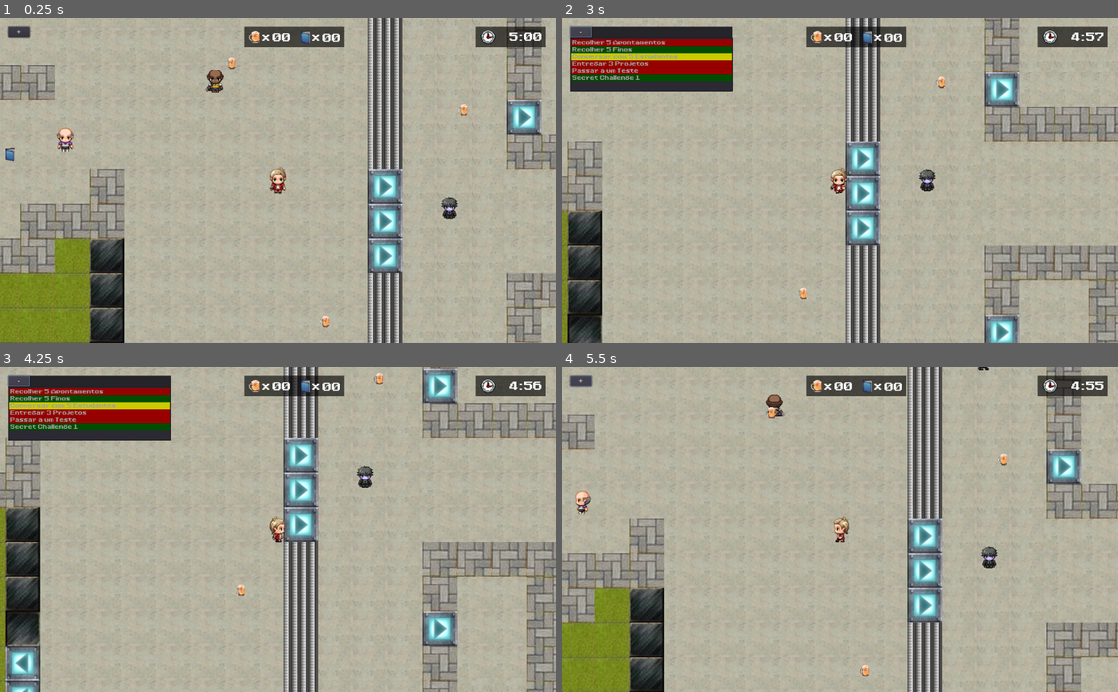
Above: before the commit, frames 1-4 (two rows, left to right).
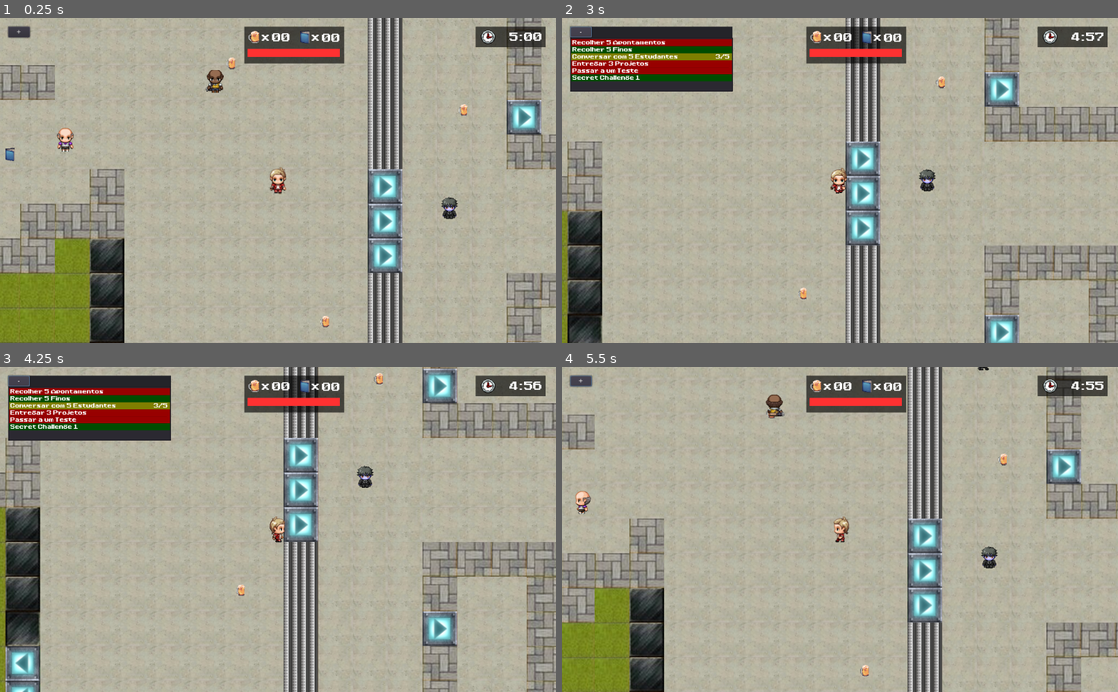
Above: after the commit, the same moments.

Repository: anamarisamacedo/FEUP-DJCO-PP
Game: Godot game, scene res://MainScene.tscn
Same seed, same stepped clock (60 frames per second), same inputs: the game is played once before the commit and once after it.
Inputs:
- Up to frame 1 (0.25 s): no input
- Up to frame 2 (3 s): click "+" at 0.5 s; click "-" at 1.25 s; tap Enter at 2 s; hold Right (move_right) 2.03-2.78 s; hold Space (interact) 2.03-2.78 s; hold Down (move_down) from 2.78 s (still down); tap B at 2.85 s
- Up to frame 3 (4.25 s): release Down (move_down) at 3.53 s; hold Right (move_right) from 3.53 s (still down); tap C at 3.6 s
- Up to frame 4 (5.5 s): release Right (move_right) at 4.28 s; hold Up (move_up) 4.28-5.03 s; tap Space (interact) at 4.35 s; hold Left (move_left) from 5.03 s (still down); tap B at 5.1 s

The runs differ from the first frame. In frame 1, 1.1% of the frame differs, in the area x 43-62%, y 3-15%; in frame 2, 2.2%, in the area x 1-62%, y 3-20%; in frame 3, 2.2%; in frame 4, 1.1%.

Commit message:
Improved UI for life

Diff:
--- a/How To Survive MIEIC/GUI/SocialXP.gd
+++ b/How To Survive MIEIC/GUI/LifeXP.gd
@@ -1,4 +1,4 @@
 extends ColorRect
 
 func _on_Player_player_stats_changed(var player):
-	$Bar.rect_size.x = 95 * player.curSocial / 100
+	$Bar.rect_size.x = 170 * player.life / 100.0
--- a/How To Survive MIEIC/GUI/StudyXP.gd
+++ /dev/null
@@ -1,4 +0,0 @@
-extends ColorRect
-
-func _on_Player_player_stats_changed(var player):
-	$Bar.rect_size.x = 95 * player.curStudy / 100
--- a/How To Survive MIEIC/MainScene.tscn
+++ b/How To Survive MIEIC/MainScene.tscn
@@ -10,8 +10,7 @@
 [ext_resource path="res://Control.gd" type="Script" id=8]
 [ext_resource path="res://Font/new_dynamicfont.tres" type="DynamicFont" id=9]
 [ext_resource path="res://Panel.gd" type="Script" id=10]
-[ext_resource path="res://GUI/StudyXP.gd" type="Script" id=11]
-[ext_resource path="res://GUI/SocialXP.gd" type="Script" id=12]
+[ext_resource path="res://GUI/LifeXP.gd" type="Script" id=11]
 [ext_resource path="res://NPC_Professor.tscn" type="PackedScene" id=13]
 [ext_resource path="res://Book.tscn" type="PackedScene" id=14]
 [ext_resource path="res://Font/NineteenEightySeven-MzMJ.ttf" type="DynamicFontData" id=15]
@@ -22,12 +21,11 @@
 [ext_resource path="res://NPC_Professor_3.tscn" type="PackedScene" id=20]
 [ext_resource path="res://NPC_Professor_2.tscn" type="PackedScene" id=21]
 
-[sub_resource type="DynamicFont" id=2]
+[sub_resource type="DynamicFont" id=1]
 size = 8
 font_data = ExtResource( 15 )
 
-[sub_resource type="Animation" id=1]
-resource_name = "Game Over"
+[sub_resource type="Animation" id=2]
 tracks/0/type = "value"
 tracks/0/path = NodePath("../CanvasLayer/Game Over:modulate")
 tracks/0/interp = 1
@@ -55,28 +53,6 @@
 
 [node name="CanvasLayer" type="CanvasLayer" parent="."]
 
-[node name="StudyXP" type="ColorRect" parent="CanvasLayer"]
-visible = false
-margin_left = 11.926
-margin_top = 12.752
-margin_right = 111.926
-margin_bottom = 27.752
-color = Color( 0, 0, 0, 0.627451 )
-script = ExtResource( 11 )
-__meta__ = {
-"_edit_use_anchors_": false
-}
-
-[node name="Bar" type="ColorRect" parent="CanvasLayer/StudyXP"]
-margin_left = 2.0
-margin_top = 2.5
-margin_right = 97.0
-margin_bottom = 12.5
-color = Color( 1, 0.196078, 0.196078, 1 )
-__meta__ = {
-"_edit_use_anchors_": false
-}
-
 [node name="Game Over" type="ColorRect" parent="CanvasLayer"]
 modulate = Color( 1, 1, 1, 0 )
 margin_left = 345.068
@@ -103,28 +79,6 @@
 "_edit_use_anchors_": false
 }
 
-[node name="SocialXP" type="ColorRect" parent="CanvasLayer"]
-visible = false
-margin_left = 11.926
-margin_top = 28.752
-margin_right = 111.926
-margin_bottom = 43.752
-color = Color( 0, 0, 0, 0.627451 )
-script = ExtResource( 12 )
-__meta__ = {
-"_edit_use_anchors_": false
-}
-
-[node name="Bar" type="ColorRect" parent="CanvasLayer/SocialXP"]
-margin_left = 2.0
-margin_top = 2.0
-margin_right = 97.0
-margin_bottom = 12.0
-color = Color( 0.0117647, 0.501961, 1, 1 )
-__meta__ = {
-"_edit_use_anchors_": false
-}
-
 [node name="Timer" type="ColorRect" parent="CanvasLayer"]
 margin_left = 876.0
 margin_top = 16.0
@@ -220,7 +174,7 @@
 margin_left = 450.0
 margin_top = 16.0
 margin_right = 634.0
-margin_bottom = 54.0
+margin_bottom = 84.0
 color = Color( 0, 0, 0, 0.627451 )
 script = ExtResource( 19 )
 __meta__ = {
@@ -228,8 +182,8 @@
 }
 
 [node name="x" type="Label" parent="CanvasLayer/Item Count"]
-margin_left = 7.74997
-margin_right = 47.75
+margin_left = 6.74997
+margin_right = 46.75
 margin_bottom = 40.0
 custom_fonts/font = ExtResource( 9 )
 text = "x"
@@ -240,9 +194,9 @@
 }
 
 [node name="no_beers" type="Label" parent="CanvasLayer/Item Count"]
-margin_left = 52.25
+margin_left = 51.25
 margin_top = 1.25
-margin_right = 92.25
+margin_right = 91.25
 margin_bottom = 41.25
 custom_fonts/font = ExtResource( 9 )
 custom_colors/font_color = Color( 1, 1, 1, 1 )
@@ -254,9 +208,9 @@
 }
 
 [node name="x2" type="Label" parent="CanvasLayer/Item Count"]
-margin_left = 99.75
+margin_left = 98.75
 margin_top = 0.25
-margin_right = 139.75
+margin_right = 138.75
 margin_bottom = 40.25
 custom_fonts/font = ExtResource( 9 )
 text = "x"
@@ -267,9 +221,9 @@
 }
 
 [node name="no_books" type="Label" parent="CanvasLayer/Item Count"]
-margin_left = 144.25
+margin_left = 143.25
 margin_top = 1.5
-margin_right = 184.25
+margin_right = 183.25
 margin_bottom = 41.5
 custom_fonts/font = ExtResource( 9 )
 custom_colors/font_color = Color( 1, 1, 1, 1 )
@@ -281,65 +235,86 @@
 }
 
 [node name="bluebook" type="Sprite" parent="CanvasLayer/Item Count"]
-position = Vector2( 112.248, 20.4601 )
+position = Vector2( 111.248, 20.4601 )
 scale = Vector2( 0.7, 0.7 )
 texture = ExtResource( 17 )
 
 [node name="beer" type="Sprite" parent="CanvasLayer/Item Count"]
-position = Vector2( 18.1035, 19.3165 )
+position = Vector2( 17.1035, 19.3165 )
 scale = Vector2( 0.025, 0.02 )
 texture = ExtResource( 16 )
 
+[node name="LifeXP" type="ColorRect" parent="CanvasLayer"]
+margin_left = 456.0
+margin_top = 57.0
+margin_right = 626.0
+margin_bottom = 72.0
+color = Color( 0, 0, 0, 0.627451 )
+script = ExtResource( 11 )
+__meta__ = {
+"_edit_use_anchors_": false
+}
+
+[node name="Bar" type="ColorRect" parent="CanvasLayer/LifeXP"]
+margin_right = 170.0
+margin_bottom = 15.0
+color = Color( 1, 0.196078, 0.196078, 1 )
+__meta__ = {
+"_edit_use_anchors_": false
+}
+
 [node name="Player" parent="." instance=ExtResource( 1 )]
 position = Vector2( 282.912, 154 )
 
 [node name="AnimationPlayer2" type="AnimationPlayer" parent="Player"]
-"anims/Game Over" = SubResource( 1 )
-
-[node name="NPC_Praxis" parent="." instance=ExtResource( 4 )]
-position = Vector2( 332.26, -194.877 )
-
-[node name="NPC_Praxis2" parent="." instance=ExtResource( 4 )]
-position = Vector2( 564.23, -190.059 )
-
-[node name="NPC_Professor" parent="." instance=ExtResource( 13 )]
+"anims/Game Over" = SubResource( 2 )
+
+[node name="Zombie" parent="." instance=ExtResource( 6 )]
+position = Vector2( 599.373, 204.565 )
+
+[node name="Timer" type="Timer" parent="."]
+script = ExtResource( 7 )
+
+[node name="Objects" type="Node" parent="."]
+
+[node name="Book" parent="Objects" instance=ExtResource( 14 )]
+position = Vector2( -158.725, -354.122 )
+
+[node name="Book2" parent="Objects" instance=ExtResource( 14 )]
+position = Vector2( -210.92, 106.212 )
+
+[node name="Book3" parent="Objects" instance=ExtResource( 14 )]
+position = Vector2( -550.331, -122.89 )
+
+[node name="Beer" parent="Objects" instance=ExtResource( 5 )]
+position = Vector2( 195.966, -62.0588 )
+
+[node name="Beer2" parent="Objects" instance=ExtResource( 5 )]
+position = Vector2( 368.909, 414.511 )
+
+[node name="Beer3" parent="Objects" instance=ExtResource( 5 )]
+position = Vector2( 623.468, 24.188 )
+
+[node name="Professors" type="Node" parent="."]
+
+[node name="NPC_Professor" parent="Professors" instance=ExtResource( 13 )]
 position = Vector2( -108.167, 77.9412 )
 
-[node name="NPC_Professor2" parent="." instance=ExtResource( 21 )]
+[node name="NPC_Professor2" parent="Professors" instance=ExtResource( 21 )]
 position = Vector2( 28, -225.473 )
 scale = Vector2( 1, 1 )
 
-[node name="NPC_Professor3" parent="." instance=ExtResource( 20 )]
+[node name="NPC_Professor3" parent="Professors" instance=ExtResource( 20 )]
 position = Vector2( 165.817, -27.2236 )
 scale = Vector2( 1, 1 )
 
-[node name="Zombie" parent="." instance=ExtResource( 6 )]
-position = Vector2( 599.373, 204.565 )
-
-[node name="Zombie2" parent="." instance=ExtResource( 6 )]
-position = Vector2( -442.73, -138.243 )
-
-[node name="Book" parent="." instance=ExtResource( 14 )]
-position = Vector2( -158.725, -354.122 )
-
-[node name="Book2" parent="." instance=ExtResource( 14 )]
-position = Vector2( -210.92, 106.212 )
-
-[node name="Book3" parent="." instance=ExtResource( 14 )]
-position = Vector2( -550.331, -122.89 )
-
-[node name="Beer" parent="." instance=ExtResource( 5 )]
-position = Vector2( 195.966, -62.0588 )
-
-[node name="Beer2" parent="." instance=ExtResource( 5 )]
-position = Vector2( 368.909, 414.511 )
-
-[node name="Beer3" parent="." instance=ExtResource( 5 )]
-position = Vector2( 623.468, 24.188 )
-
-[node name="Timer" type="Timer" parent="."]
-script = ExtResource( 7 )
+[node name="Students" type="Node" parent="."]
+
+[node name="NPC_Praxis" parent="Students" instance=ExtResource( 4 )]
+position = Vector2( 332.26, -194.877 )
+
+[node name="NPC_Praxis2" parent="Students" instance=ExtResource( 4 )]
+position = Vector2( 564.23, -190.059 )
 [connection signal="player_beers_changed" from="Player" to="CanvasLayer/Item Count" method="_on_Player_player_beers_changed"]
 [connection signal="player_books_changed" from="Player" to="CanvasLayer/Item Count" method="_on_Player_player_books_changed"]
-[connection signal="player_stats_changed" from="Player" to="CanvasLayer/SocialXP" method="_on_Player_player_stats_changed"]
-[connection signal="player_stats_changed" from="Player" to="CanvasLayer/StudyXP" method="_on_Player_player_stats_changed"]
+[connection signal="player_stats_changed" from="Player" to="CanvasLayer/LifeXP" method="_on_Player_player_stats_changed"]
--- a/How To Survive MIEIC/NPC_Professor.gd
+++ b/How To Survive MIEIC/NPC_Professor.gd
@@ -26,7 +26,7 @@
 func _ready():
 	dialoguePopup = get_tree().root.get_node("/root/MainScene/Player/CanvasLayer/DialoguePopup")
 	player = get_tree().root.get_node("/root/MainScene/Player")
-	professorJoao = get_tree().root.get_node("/root/MainScene/NPC_Professor3")
+	professorJoao = get_tree().root.get_node("/root/MainScene/Professors/NPC_Professor3")
 
 func talk(answer = ""):
 	dialoguePopup.npc = self
--- a/How To Survive MIEIC/NPC_Professor_2.gd
+++ b/How To Survive MIEIC/NPC_Professor_2.gd
@@ -26,7 +26,7 @@
 func _ready():
 	dialoguePopup = get_tree().root.get_node("/root/MainScene/Player/CanvasLayer/DialoguePopup")
 	player = get_tree().root.get_node("/root/MainScene/Player")
-	professorJoao = get_tree().root.get_node("/root/MainScene/NPC_Professor3")
+	professorJoao = get_tree().root.get_node("/root/MainScene/Professors/NPC_Professor3")
 
 func talk(answer = ""):
 	# Set Fiona's animation to "talk"
--- a/How To Survive MIEIC/Panel.gd
+++ b/How To Survive MIEIC/Panel.gd
@@ -2,13 +2,22 @@
 
 var is_expanded = false
 
-var ItemListContent = [
-	"Recolher 5 Apontamentos",
-	"Recolher 5 Finos",
-	"Conversar com 5 Estudantes",
-	"Entregar 3 Projetos",
-	"Passar a um Teste", #encontrar a sala e responder a metade das perguntas corretamente
-	]
+#each challenge defined has [challenge_id, challenge_description, challenge_completed, challenge_countable, challenge_current, challenge_max]
+# challenge completed: 0-> not completed, 1-> under completion, 2->completed
+var challenge_id = 0
+var challenge_description = 1
+var challenge_completed = 2
+var challenge_countable = 3
+var challenge_current = 4
+var challenge_max = 5
+var challenges = [
+	[0, "Recolher 5 Apontamentos", 0, true, 0, 5],
+	[1, "Recolher 5 Finos", 0, true, 0, 5],
+	[2, "Conversar com 5 Estudantes", 0, true, 0, 5],
+	[3, "Entregar 3 Projetos", 0, true, 0, 3],
+	[4, "Passar a um Teste", 0, false]
+]
+
 var SecretItemList = [
 	"Convencer um Prof a Subir-te a Nota", #através de um diálogo elaborado
 	"Encontrar os Apontamentos Mágicos", #estão encondidos algures na FEUP e permitem completar challenges académicos automaticamente
@@ -26,14 +35,14 @@
 	item_list =  get_node("ItemList")
 	button =  get_node("VBoxContainer/show")
 
-	for ItemID in range(ItemListContent.size()):
-		item_list.add_item(ItemListContent[ItemID],null,false)
-		item_list.set_item_custom_bg_color(ItemID, Color(0.6, 0, 0, 1))
+	for challenge_id in range(challenges.size()):
+		item_list.add_item(challenge_to_string(challenge_id), null, false)
+		item_list.set_item_custom_bg_color(challenge_id, Color(0.6, 0, 0, 1))
+		item_list.set_item_custom_fg_color(challenge_id, Color(1, 1, 1, 1))
 
-	complete_challenge(1)
-	challenge_in_progress(2)
+	update_challenge(1, 5)
+	update_challenge(2, 3)
 	add_secret_challenge("Secret Challenge 1")
-	#item_list.select(0,true) #This sets a default so we don't have
 
 func expand():
 	is_expanded = !is_expanded
@@ -70,12 +79,47 @@
 	var ItemNo = item_list.get_selected_items()
 	print(ItemNo)
 
-func complete_challenge(item_id):
-	item_list.set_item_custom_bg_color(item_id, Color(0, 0.3, 0, 1))
+func complete_challenge(challenge_id):
+	challenges[challenge_id][challenge_completed] = 2;
+	item_list.set_item_custom_bg_color(challenge_id, Color(0, 0.3, 0, 1))
 
-func challenge_in_progress(item_id):
-	item_list.set_item_custom_bg_color(item_id, Color(0.8, 0.8, 0, 1))
+func challenge_in_progress(challenge_id):
+	item_list.set_item_custom_bg_color(challenge_id, Color(0.5, 0.5, 0, 1))
+	challenges[challenge_id][challenge_completed] = 1;
 
 func add_secret_challenge(text):
-	item_list.add_item(text,null,false)
-	complete_challenge(item_list.get_item_count() - 1)
+	var challenge_id = add_challenge(text)
+	complete_challenge(challenge_id)
+
+func add_countable_challenge(item_content, item_current, item_max):
+	var challenge_id = challenges.size;
+	challenges.push_back([challenge_id, item_content, 0, true, item_current, item_max])
+	item_list.add_item(challenge_to_string(challenge_id), null, false)
+	item_list.set_item_custom_bg_color(challenge_id, Color(0.6, 0, 0, 1))
+	item_list.set_item_custom_fg_color(challenge_id, Color(1, 1, 1, 1))
+
+func add_challenge(item_content):
+	var challenge_id = challenges.size();
+	challenges.push_back([challenge_id, item_content, 0, false])
+	item_list.add_item(challenge_to_string(challenge_id), null, false)
+	item_list.set_item_custom_bg_color(challenge_id, Color(0.6, 0, 0, 1))
+	item_list.set_item_custom_fg_color(challenge_id, Color(1, 1, 1, 1))
+	return challenge_id
+
+func update_challenge(challenge_id, new_current):
+	challenges[challenge_id][challenge_current] = new_current
+	if new_current >= challenges[challenge_id][challenge_max]:
+		complete_challenge(challenge_id)
+	elif (challenges[challenge_id][challenge_completed] == 0 && new_current > 0):
+		challenge_in_progress(challenge_id)
+
+	item_list.set_item_text(challenge_id, challenge_to_string(challenge_id))
+
+func challenge_to_string(challenge_id):
+	var item = challenges[challenge_id]
+	var string_item = item[challenge_description]
+	if item[challenge_countable] && item[challenge_completed] == 1:
+		for i in range(95 - item[challenge_description].length()*2.75):
+			string_item += " "
+		string_item += str(item[challenge_current]) + "/" + str(item[challenge_max])
+	return string_item
--- a/How To Survive MIEIC/Player.gd
+++ b/How To Survive MIEIC/Player.gd
@@ -1,13 +1,9 @@
 extends KinematicBody2D
 
 # Variables
-var curSocial = 100
-var social_decreasing = 0.01
-var maxSocial = 100
-var curStudy = 100
-var study_decreasing = 0.01
-var maxStudy = 100
-var minXp = 0
+var life = 100
+var maxXP = 100
+var minXP = 0
 var moveSpeed = 250
 var interactDist = 70
 signal player_stats_changed
@@ -27,26 +23,6 @@
 # Called when the node enters the scene tree for the first time.
 func _ready():
 	emit_signal("player_stats_changed", self)
-
-func _process(delta):
-	 # Decrease social status
-	var new_social = max(curSocial - social_decreasing, minXp)
-	if new_social != curSocial:
-		 curSocial = new_social
-		 emit_signal("player_stats_changed", self)
-	if curSocial <= minXp:
-		print("hello");
-		set_process(false)
-		$AnimationPlayer2.play("Game Over")
-
-	# Decrease study status
-	var new_study = max(curStudy - study_decreasing, minXp)
-	if new_study != curStudy:
-		curStudy = new_study
-		emit_signal("player_stats_changed", self)
-	if curStudy <= minXp:
-		set_process(false)
-		$AnimationPlayer2.play("Game Over")
 
 func _physics_process (delta):
 
@@ -111,23 +87,18 @@
 			return
 
 func hit(damage):
-	curSocial -= damage
+	life -= damage
 	emit_signal("player_stats_changed", self)
-	if curSocial <= minXp:
+	if life <= minXP:
 		print("hello");
 		set_process(false)
 		$AnimationPlayer2.play("Game Over")
 	else:
 		$AnimationPlayer.play("Hit")
 
-func add_social(xp):
-	curSocial += xp
-	curSocial = min(curSocial, maxSocial)
-	emit_signal("player_stats_changed", self)
-
-func add_study(xp):
-	curStudy += xp
-	curStudy = min(curStudy, maxStudy)
+func add_life(xp):
+	life += xp
+	life = min(life, maxXP)
 	emit_signal("player_stats_changed", self)
 
 func game_over():
--- a/How To Survive MIEIC/Zombie.gd
+++ b/How To Survive MIEIC/Zombie.gd
@@ -69,7 +69,7 @@
 	if now >= next_attack_time:
 		# What's the target?
 		var target = $RayCast2D.get_collider()
-		if target != null and target.name == "Player" and player.curSocial > 0:
+		if target != null and target.name == "Player" and player.life > 0:
 			# Play attack animation
 			other_animation_playing = true
 			var animation = get_animation_direction(last_direction) + "_attack"
@@ -110,5 +110,5 @@
 	if $AnimatedSprite.animation.ends_with("_attack") and $AnimatedSprite.frame == 1:
 		var target = $RayCast2D.get_collider()
 		print(target)
-		if target != null and target.name == "Player" and player.curSocial > 0:
+		if target != null and target.name == "Player" and player.life > 0:
 			player.hit(attack_damage)
Not shown: 2 places in How To Survive MIEIC/MainScene.tscn that only renumber resources
